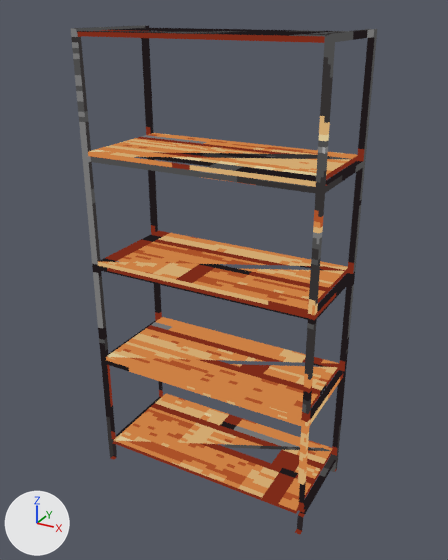
What one commit did to the glTF model src/ship/hub/assets/px/steel_frame_shelves_01.glb.
The view is the same before and after, from a 50 mm camera at (1.27, -2.29, 2.22) aimed at (0.01, 0.0, 1.07). The axes (+X, +Y, +Z) are drawn at lower left. The lights are the same throughout. The first picture is the older version. Vertices at exactly the same position are counted once.
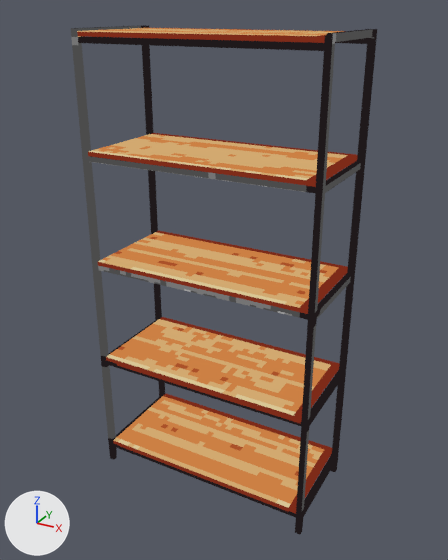
Patch to the scene script:
```diff
--- a/src/ship/hub/assets/px/steel_frame_shelves_01.glb.py
+++ b/src/ship/hub/assets/px/steel_frame_shelves_01.glb.py
@@ me_mesh @@
 me_mesh.from_pydata(...)  # 370 vertices, 788 faces; spans x -0.55..0.55, y -0.25..0.25, z 0.0..2.14
 # used by ob_mesh; location = (0.0, 0.0, 0.0)
+# me_mesh part 1
+# 26 faces are deleted
+# 26 new faces join them
+# me_mesh part 2: 722 kept faces spanning x -0.55..0.55, y -0.25..0.25, z 0.0..2.14 get new texture (UV) coordinates
 me_mesh.materials.append(mat_pixel_card)
```

Changed parts and their boxes [x1, y1, x2, y2] in the pictures (448 x 560 px; the box of a moved part takes in the faces that stretch with it):
part 1 of me_mesh, moved or reshaped: [106, 317, 339, 514] in both
part 2 of me_mesh, surface changed: [72, 25, 377, 534] in both
